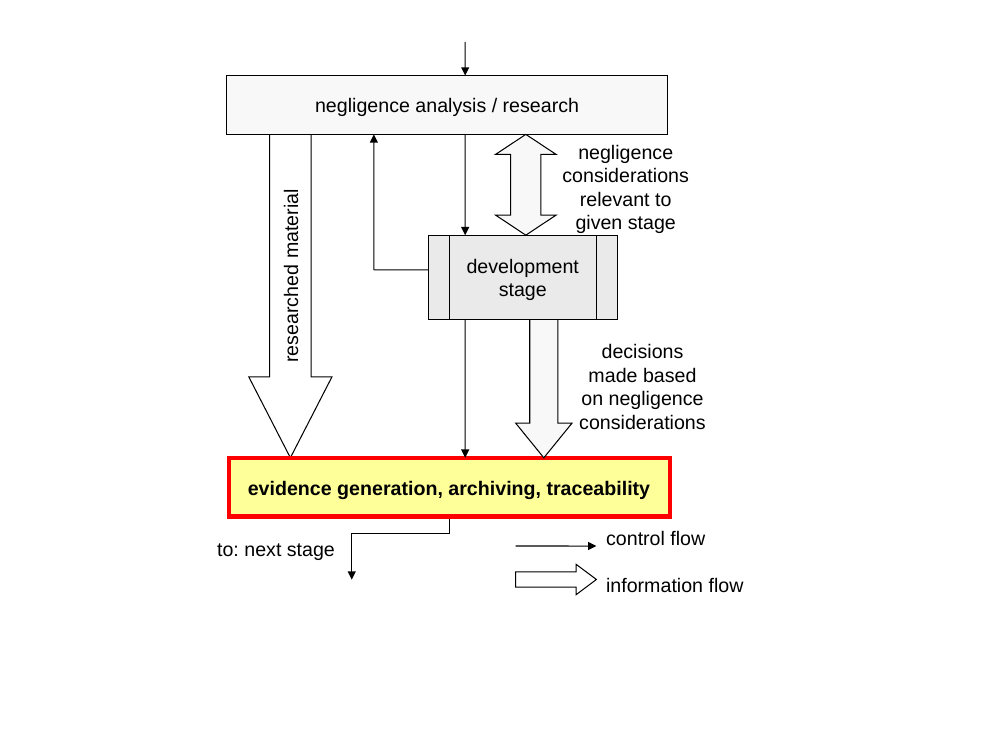
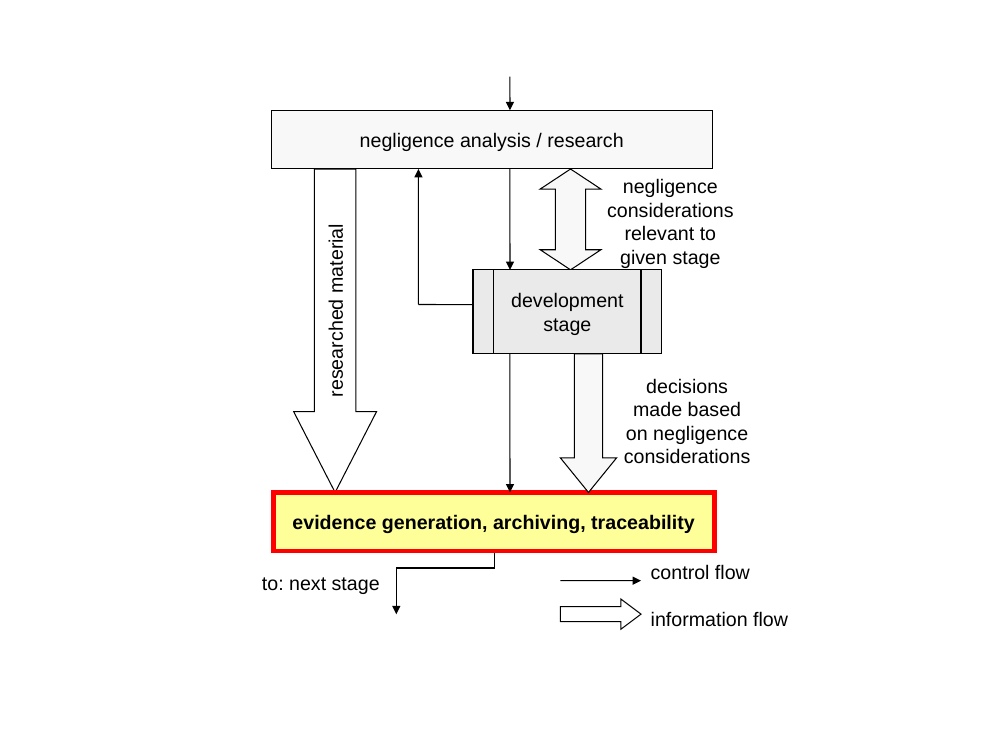
Before and after one commit to bestrada/bestrada, a slide deck: slide 2 of CSC508/prudence/images/figures.ppt. Drawn at 1008x756 pixels with LibreOffice and Linux fonts; fonts in the diff are those of the drawing. Boxes give left, top, right and bottom in pixels: in the first picture for what was removed or moved away, otherwise in the second. Text is boxed around its words. In the diff, an @@ line names an element or a change of style, - is before the commit and + after.

```diff
--- a/CSC508/prudence/images/figures.ppt
+++ b/CSC508/prudence/images/figures.ppt
@@ left arrow "researched material" at (x1=294, y1=169, x2=376, y2=492): proportions changed @@
@@ up down arrow at (x1=540, y1=169, x2=601, y2=270): proportions changed @@
@@ 5 rectangles, 5 arrows, 4 texts, 1 left arrow, 1 down arrow, 1 line, 1 right arrow, 1 elbow arrow, 1 up down arrow moved together from (x1=217, y1=42, x2=744, y2=595) to (x1=262, y1=77, x2=788, y2=629) @@
```
Also in this commit, not shown: 3 other slides changed, 1 slide added, 16 other files.
